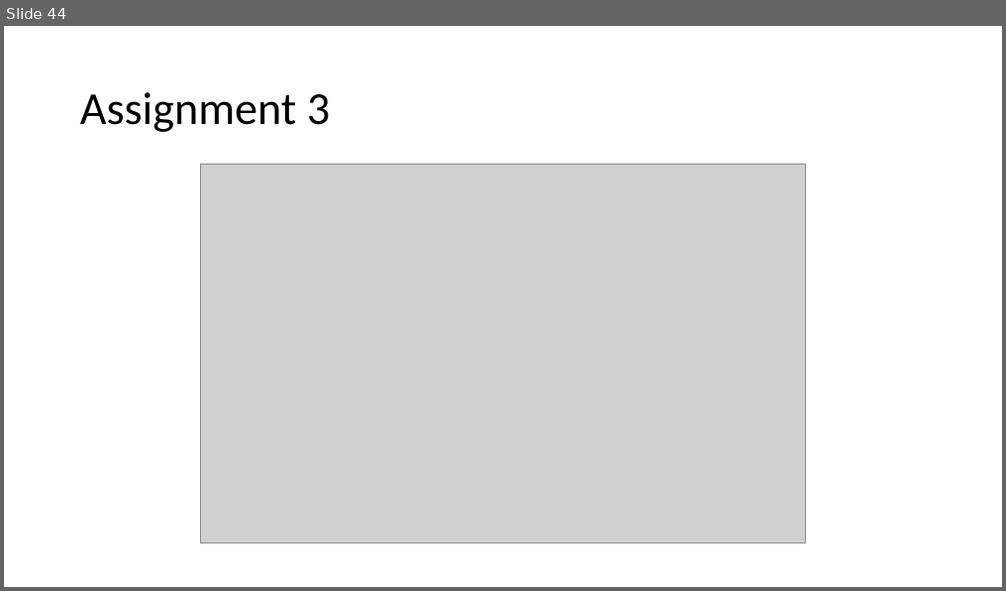
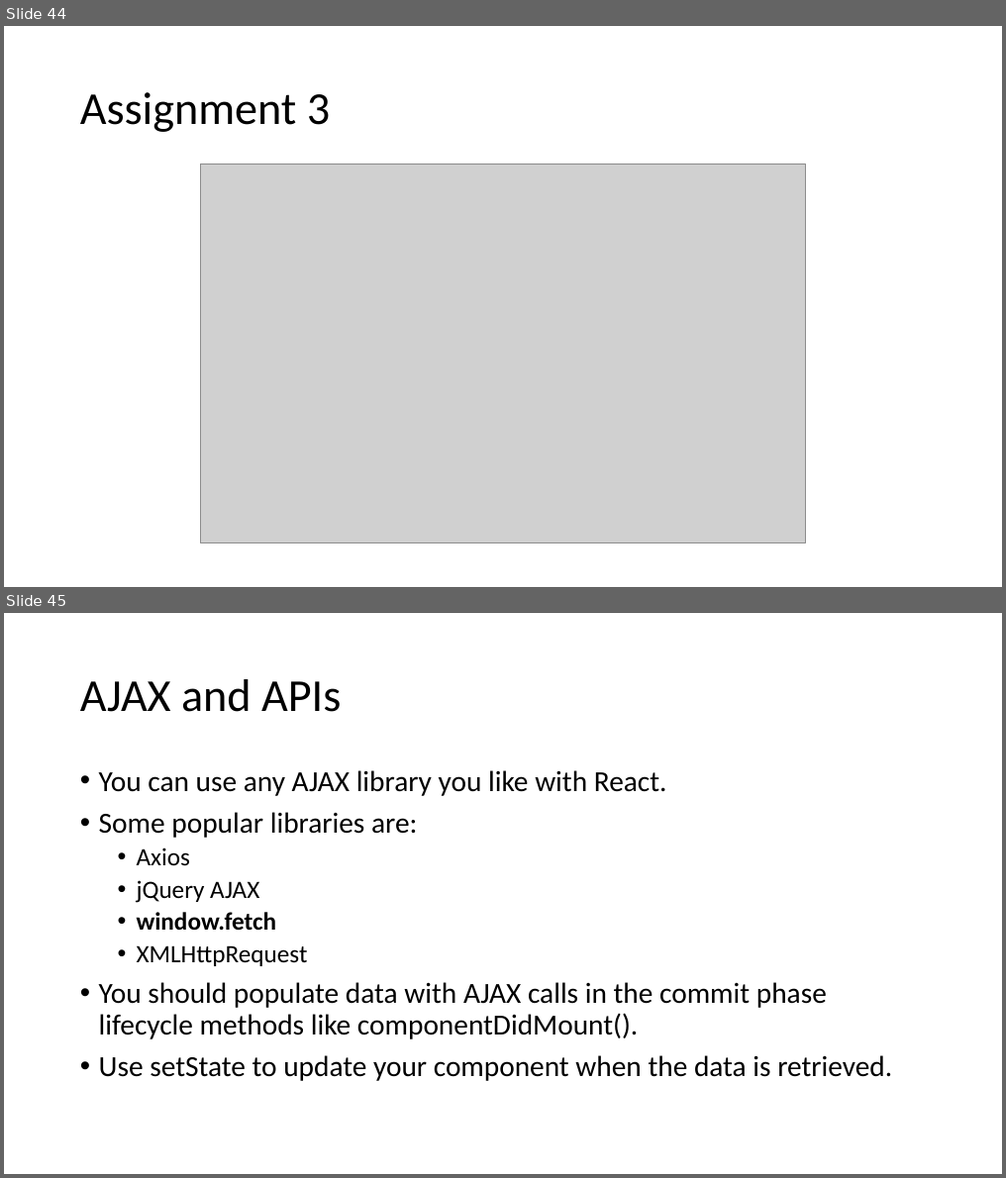
Before and after one commit to rath321/react-training-aug, a slide deck: Notes/React.pptx. Shown one above the other, each under a label of ours: slide 44 before the commit, slides 44 and 45 after it. The pictures are 1006x591 and 1006x1178 pixels, drawn with LibreOffice and Linux fonts; fonts in the diff are those of the drawing; grey boxes stand for pictures. Boxes give left, top, right and bottom in pixels: in the first picture for what was removed or moved away, otherwise in the second. Text is boxed around its words. In the diff, an @@ line names an element or a change of style, - is before the commit and + after.

```diff
--- a/Notes/React.pptx
+++ b/Notes/React.pptx
@@ slide 45 added at [4,613,1002,1174], background #FFFFFF @@
@@ title added at [80,679,341,712], 44 pt, text #000000 @@
+AJAX and APIs
@@ text added at [99,770,892,1081], 28 pt, text #000000 @@
+• You can use any AJAX library you like with React.
+• Some popular libraries are:
+  • Axios
+  • jQuery AJAX
+  • window.fetch
+  • XMLHttpRequest
+• You should populate data with AJAX calls in the commit phase lifecycle methods like componentDidMount().
+• Use setState to update your component when the data is retrieved.
```
Also in this commit, not shown: 12 other slides added.
